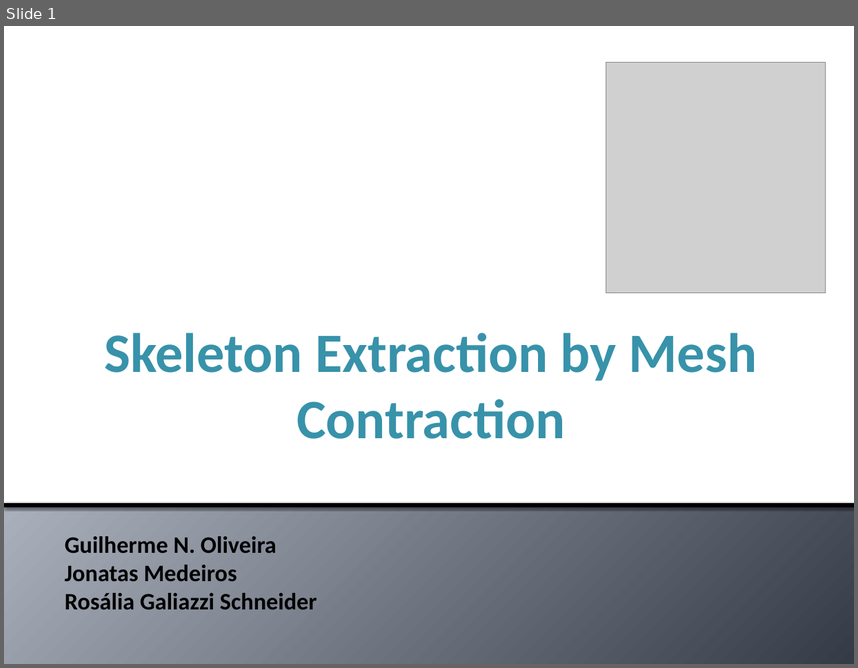
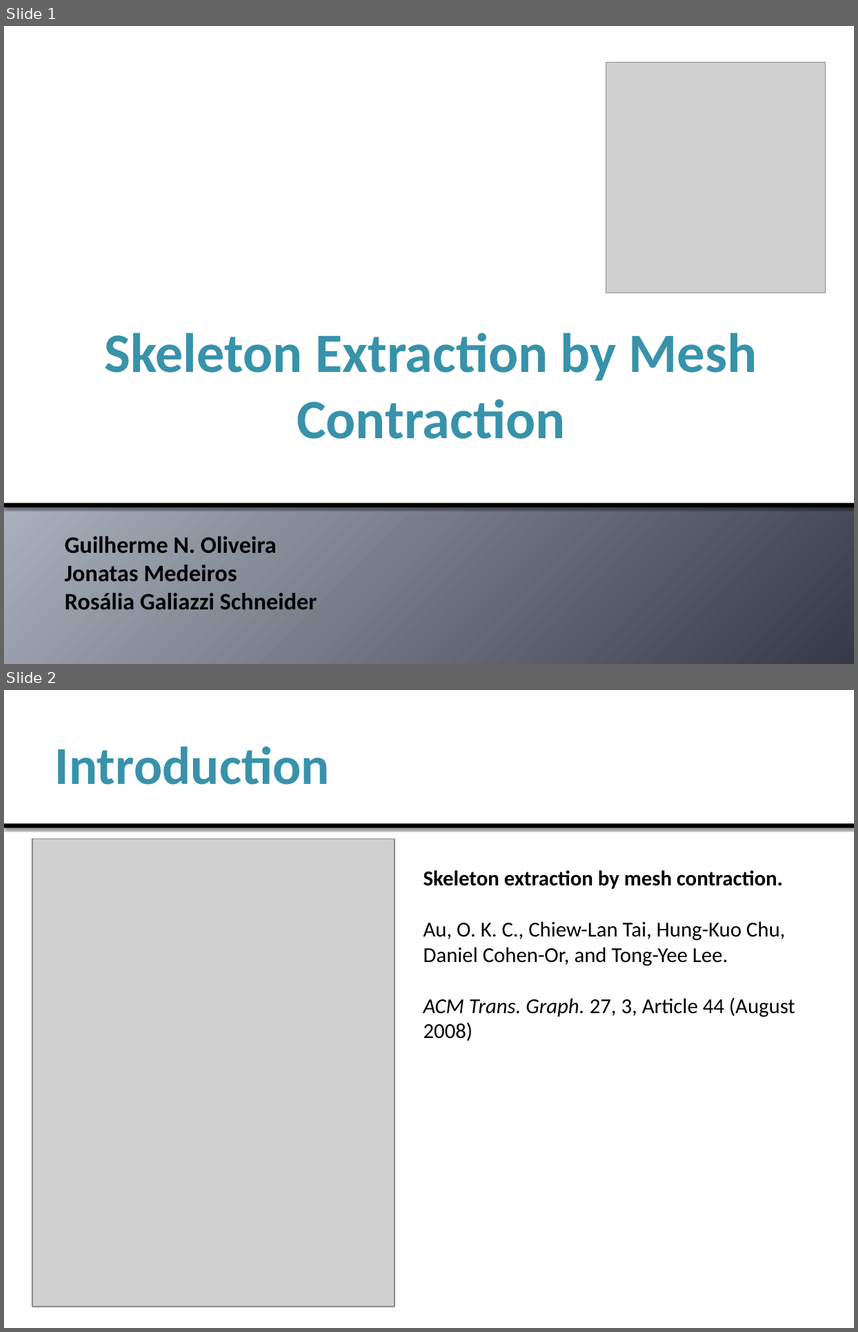
Before and after one commit to jonatascmedeiros/Skeleton-Extraction, a slide deck: Docs/Presentation.pptx. Shown one above the other, each under a label of ours: slide 1 before the commit, slides 1 and 2 after it. The pictures are 858x668 and 858x1332 pixels, drawn with LibreOffice and Linux fonts; fonts in the diff are those of the drawing; grey boxes stand for pictures. Boxes give left, top, right and bottom in pixels: in the first picture for what was removed or moved away, otherwise in the second. Text is boxed around its words. In the diff, an @@ line names an element or a change of style, - is before the commit and + after.

Commit message:
correcoes pequenas no techreport e feitas secoes introducao, motivacao, outline e geometry contraction da apresentacao

```diff
--- a/Docs/Presentation.pptx
+++ b/Docs/Presentation.pptx
@@ slide 2 added at bbox=[4, 690, 854, 1328], background #FFFFFF @@
@@ rectangle added at bbox=[4, 690, 854, 823], fill #FFFFFF @@
@@ title added at bbox=[47, 704, 811, 821], fill #FFFFFF, 45 pt, text #3792AA, bold @@
+Introduction
@@ rectangle added at bbox=[4, 823, 854, 828], fill #000000 @@
@@ picture added at bbox=[32, 839, 394, 1306] @@
@@ text added at bbox=[424, 870, 795, 1041], 18 pt, text #000000 @@
+Skeleton extraction by mesh contraction.
+Au, O. K. C., Chiew-Lan Tai, Hung-Kuo Chu, Daniel Cohen-Or, and Tong-Yee Lee.
+ACM Trans. Graph. 27, 3, Article 44 (August 2008)
```
Also in this commit, not shown: 1 slide changed, 11 other slides added, 1 other file.
